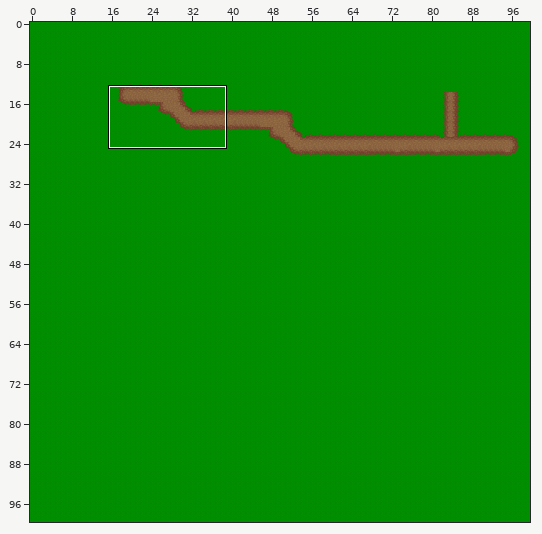
One commit to this Tiled map (JSON): public/assets/maps/firstMap.json. Above, an overview of the earlier version with the close-up marked.
Close-up. Before the commit:
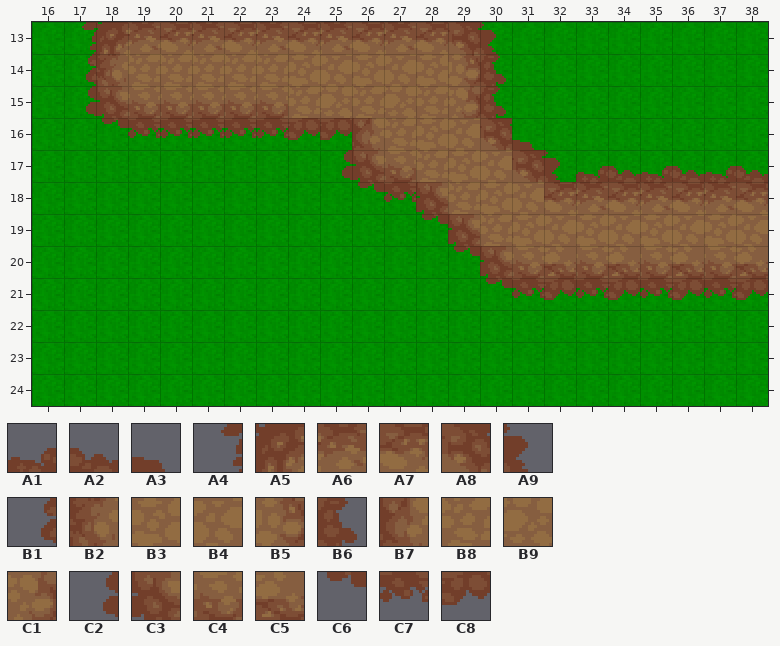
Cells are 16x16 px. Shown: x 16..38, y 13..24. The commit also changed other parts of the map, which this record leaves out.
Key: from "tileset16": A1 87, A2 88, A3 89, A4 101, A5 102, A6 103, A7 104, A8 105, A9 106, B1 117, B2 118, B3 119, B4 120, B5 121, B6 122, B7 134, B8 135, B9 136, C1 137, C2 149, C3 150, C4 151, C5 152, C6 166, C7 167, C8 168.
__ is an empty cell.
Layers that did not change in this view are not listed.
Layer "Ground2" before, first column x 16:
13 __ A4 A5 A6 A7 A6 A7 A6 A7 A6 A7 A6 A7 A8 A9 __ __ __ __ __ __ __ __
14 __ B1 B2 B8 B8 B8 B8 B8 B3 B4 B3 B4 B3 B5 B6 __ __ __ __ __ __ __ __
15 __ C2 C3 C4 C4 C4 C4 C4 B8 B9 B8 B9 B8 C1 B6 __ __ __ __ __ __ __ __
16 __ __ C6 C7 C7 C7 C7 C7 C8 C8 B7 B8 B3 B4 A8 A3 __ __ __ __ __ __ __
17 __ __ __ __ __ __ __ __ __ C2 C3 C4 B8 B3 B4 A8 A9 A1 A2 A1 A2 A1 A2
18 __ __ __ __ __ __ __ __ __ __ C6 C7 C3 B8 B3 B4 A7 A6 A7 A6 A7 A6 A7
19 __ __ __ __ __ __ __ __ __ __ __ __ C6 C3 B8 B3 B4 B3 B4 B3 B4 B3 B4
20 __ __ __ __ __ __ __ __ __ __ __ __ __ C6 C3 C4 C5 C4 C5 C4 C5 C4 C5
21 __ __ __ __ __ __ __ __ __ __ __ __ __ __ C6 C7 C8 C7 C8 C7 C8 C7 C8
22 __ __ __ __ __ __ __ __ __ __ __ __ __ __ __ __ __ __ __ __ __ __ __
23 __ __ __ __ __ __ __ __ __ __ __ __ __ __ __ __ __ __ __ __ __ __ __
24 __ __ __ __ __ __ __ __ __ __ __ __ __ __ __ __ __ __ __ __ __ __ __
And afterwards:
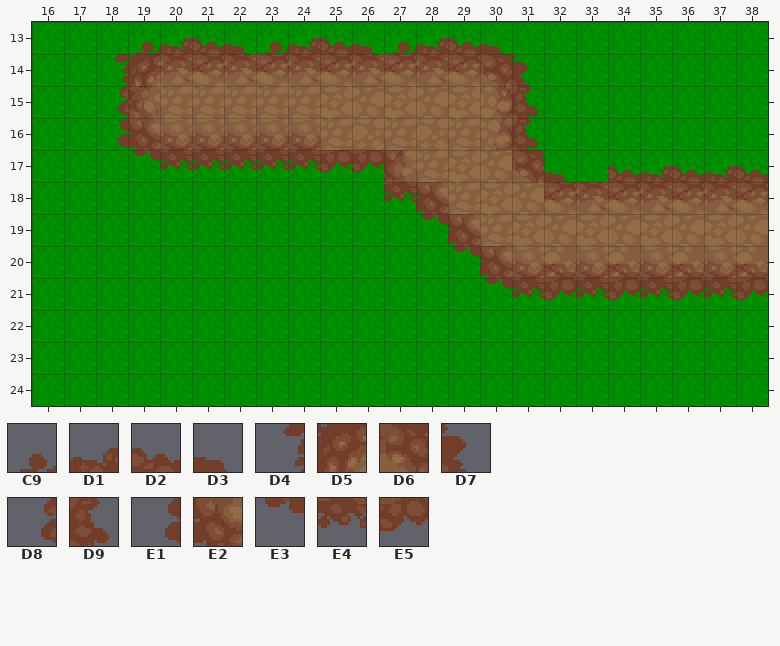
Further tiles: from "tileset16": C9 326, D1 327, D2 328, D3 329, D4 389, D5 390, D6 393, D7 394, D8 453, D9 458, E1 581, E2 582, E3 646, E4 647, E5 648.
Changes in this commit:
Changed rows in their new state; .. is an unchanged cell.
Layer "Ground2":
first column x 17:
13 __ __ C9 D1 D2 D3 C9 D1 D2 D3 C9 D1 D2 D3 .. .. ..
14 __ D4 D5 A6 A7 A6 A7 A6 A7 A6 A7 A6 A7 D6 D7 .. ..
15 __ D8 B2 B8 B8 B8 B8 .. .. .. .. .. B3 B5 D9 .. ..
16 .. E1 E2 C4 C4 C4 C4 C4 B8 B9 .. .. .. C1 D9 .. ..
17 .. .. E3 E4 E4 E4 E4 E4 E5 E5 B7 .. .. .. .. D3 __
18 .. .. .. .. .. .. .. .. .. __ .. .. .. .. .. .. ..
Where, in picture pixels (left, top, right, bottom), the same in both close-ups:
changed: (82, 22, 608, 192)
